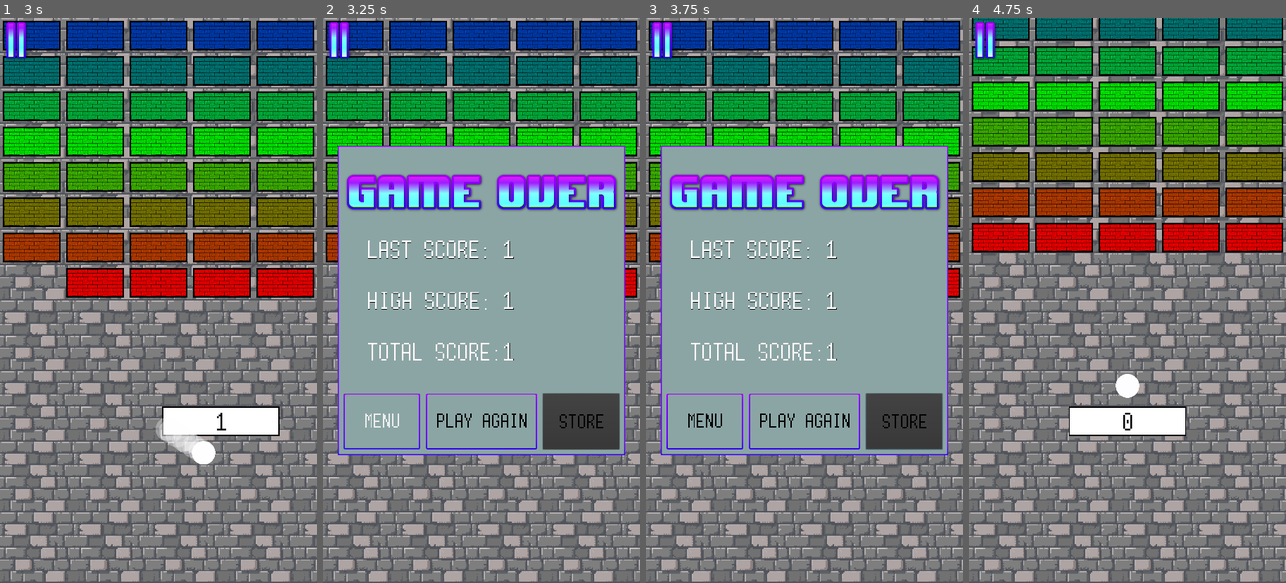
Above: before the commit, frames 1-4 (left to right).
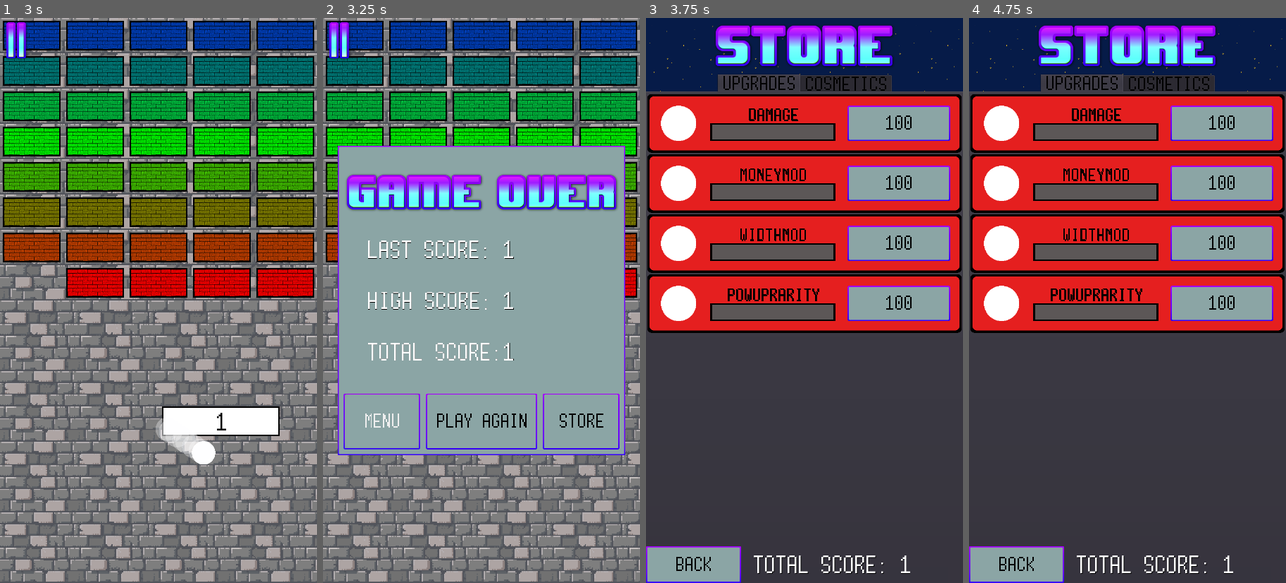
Above: after the commit, the same moments.

Repository: Thallium204/Breakout
Game: Godot game, scene res://Scenes/Game.tscn
The game is run twice, just before and just after one commit, with the same random seed, the same clock (stepped at 60 frames per second) and the same inputs. This scene is started directly instead of the project's main scene. Sound files missing from this copy of the repository are replaced by a short silence.
Inputs (mouse positions are in pixels of both pictures, inside the frame that each line leads up to):
- Up to frame 1 (3 s): move the mouse to (228, 272) at 0.52 s; click (228, 272) at 0.67 s; drag from (95, 328) to (142, 413) at 1.27 s; move the mouse to (190, 176) at 2.02 s; click (190, 176) at 2.17 s; drag from (142, 413) to (63, 215) at 2.77 s
- Up to frame 2 (3.25 s): no input
- Up to frame 3 (3.75 s): click (902, 419) at 3.5 s, where only the run after the commit has a clickable "Store"
- Up to frame 4 (4.75 s): click (1127, 419) at 4.25 s, where only the run before the commit has a clickable "play again"

Frame 1 is identical in both runs. In frame 2, 2.4% of the frame differs, in the area x 69-94%, y 66-77%; in frame 3, 93%; in frame 4, 99%, in the area x 0-100%, y 0-100%.

Commit message:
Added Store to Gameover, fixed endless noob mode

Diff:
--- a/Scenes/Game.tscn
+++ b/Scenes/Game.tscn
@@ -149,7 +149,6 @@
 margin_right = 940.0
 margin_bottom = 190.0
 size_flags_horizontal = 3
-disabled = true
 text = "Store"
 __meta__ = {
 "_edit_use_anchors_": false
@@ -223,6 +222,7 @@
 [connection signal="about_to_show" from="popupGameOver" to="popupGameOver" method="_on_popupGameOver_about_to_show"]
 [connection signal="pressed" from="popupGameOver/contButtons/btnMenu" to="popupGameOver" method="_on_btnMenu_pressed"]
 [connection signal="pressed" from="popupGameOver/contButtons/btnPlayAgain" to="popupGameOver" method="_on_btnPlayAgain_pressed"]
+[connection signal="pressed" from="popupGameOver/contButtons/btnStore" to="popupGameOver" method="_on_btnStore_pressed"]
 [connection signal="pressed" from="texPauseButton" to="popupPaused" method="_on_texPauseButton_pressed"]
 [connection signal="about_to_show" from="popupPaused" to="popupPaused" method="_on_popupPaused_about_to_show"]
 [connection signal="pressed" from="popupPaused/btnMenu" to="popupPaused" method="_on_btnMenu_pressed"]
--- a/Scripts/Settings.gd
+++ b/Scripts/Settings.gd
@@ -6,6 +6,7 @@
 # CHANGE TO UPDATEUI SYSTEM
 func _ready():
 	updateUI_freeUpgs()
+	updateUI_noobMode()
 
 
 func _on_btnFreeUpgs_pressed():
@@ -37,7 +38,7 @@
 		$btnNoobMode.add_color_override("font_color", Color.green)
 		$btnNoobMode.add_color_override("font_color_hover", Color.green)
 	else:
-		Globals.freeUpgrades = false
+		Globals.noobMode = false
 		$btnNoobMode.text = "Off"
 		$btnNoobMode.add_color_override("font_color", Color.red)
 		$btnNoobMode.add_color_override("font_color_hover", Color.red)
--- a/Scripts/popupGameOver.gd
+++ b/Scripts/popupGameOver.gd
@@ -13,3 +13,7 @@
 func _on_btnPlayAgain_pressed():
 	get_tree().paused = false
 	get_tree().change_scene("res://Scenes/Game.tscn")
+
+func _on_btnStore_pressed():
+	get_tree().paused = false
+	get_tree().change_scene("res://Scenes/Store.tscn")
